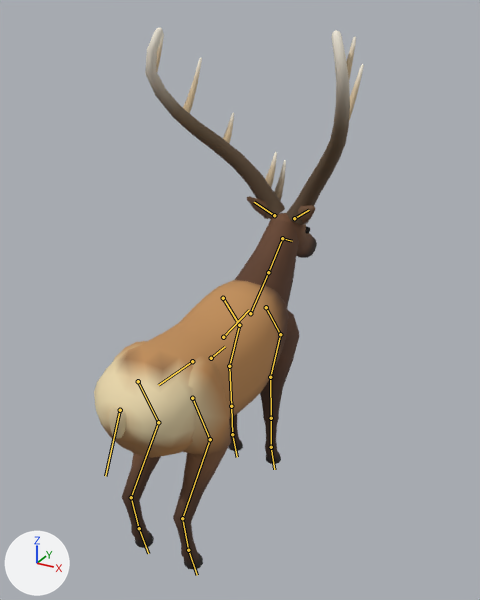
The glTF model assets/models/elk/elk.glb as it was, and as the next commit left it.
Camera for both pictures: a 50 mm camera at (0.731, -1.187, 1.181) aimed at (0.011, 0.122, 0.527). The lights are fixed; the arrows at lower left show +X, +Y and +Z. The older version comes first. The bones that change, and the others that lie on the model, are drawn over the model as lines.

Objects in the first picture: 'Antlers', 'ElkBody', 'Mane'.
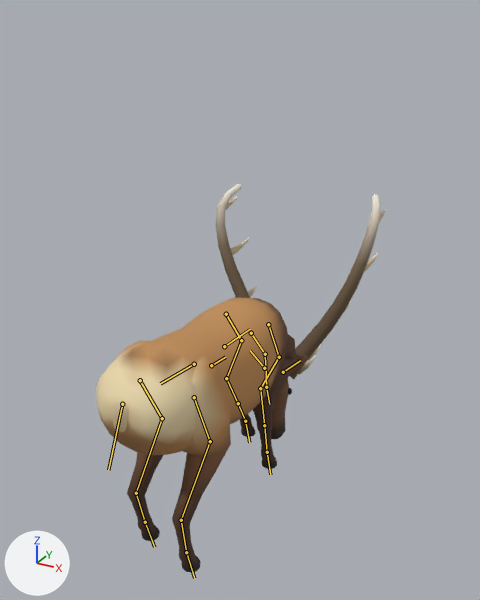
The newer file adds an action. The first version stands in its rest pose; the second is drawn at frame 38 of the action 'graze'.

The change in detail:
Bone 'body' (bone_body) moves from (0.0, 0.0, 0.0) to (0.001, 0.0, -0.019).
Bone 'body' (bone_body) turns from (0, 0, 0) to (-8, 0, 0) degrees about its own x, y and z.
Bone 'chest' (bone_chest) turns from (0, 0, 0) to (-4, 0, 0) degrees about its own x, y and z.
Bone 'neck1' (bone_neck1) turns from (0, 0, 0) to (-77, -1, -1) degrees about its own x, y and z.
Bone 'neck2' (bone_neck2) turns from (0, 0, 0) to (-36, -1, -1) degrees about its own x, y and z.
Bone 'head' (bone_head) turns from (0, 0, 0) to (73, 0, -3) degrees about its own x, y and z.
Bone 'ear_l' (bone_ear_l) turns from (0, 0, 0) to (1, -6, 5) degrees about its own x, y and z.
Bone 'ear_r' (bone_ear_r) turns from (0, 0, 0) to (1, 6, -5) degrees about its own x, y and z.
Bone 'scap_l' (bone_scap_l) turns from (0, 0, 0) to (11, 0, 0) degrees about its own x, y and z.
Bone 'upper_l' (bone_upper_l) turns from (0, 0, 0) to (-17, 0, 0) degrees about its own x, y and z.
Bone 'fore_l' (bone_fore_l) turns from (0, 0, 0) to (44, 0, 0) degrees about its own x, y and z.
Bone 'hoof_l' (bone_hoof_l) turns from (0, 0, 0) to (-26, 0, 0) degrees about its own x, y and z.
Bone 'scap_r' (bone_scap_r) turns from (0, 0, 0) to (3, 0, 0) degrees about its own x, y and z.
Bone 'upper_r' (bone_upper_r) turns from (0, 0, 0) to (-31, 0, 0) degrees about its own x, y and z.
Bone 'fore_r' (bone_fore_r) turns from (0, 0, 0) to (48, 0, 0) degrees about its own x, y and z.
Bone 'hoof_r' (bone_hoof_r) turns from (0, 0, 0) to (-8, 0, 0) degrees about its own x, y and z.
Bone 'hips' (bone_hips) turns from (0, 0, 0) to (4, 0, 0) degrees about its own x, y and z.
Bone 'tail' (bone_tail) turns from (0, 0, 0) to (5, 0, 0) degrees about its own x, y and z.
Bone 'thigh_l' (bone_thigh_l) turns from (0, 0, 0) to (7, 0, 0) degrees about its own x, y and z.
Bone 'shin_l' (bone_shin_l) turns from (0, 0, 0) to (-1, 0, 0) degrees about its own x, y and z.
Bone 'hhoof_l' (bone_hhoof_l) turns from (0, 0, 0) to (-3, 0, 0) degrees about its own x, y and z.
Bone 'thigh_r' (bone_thigh_r) turns from (0, 0, 0) to (2, 0, 0) degrees about its own x, y and z.

Boxes [x1, y1, x2, y2] around the edits, measured in the pictures (480 x 600 px):
'ElkBody', posed (26% shorter): before [94, 196, 317, 570]; after [96, 298, 307, 573]
'Antlers', posed (22% narrower): before [145, 27, 364, 225]; after [216, 183, 386, 379]
'Mane', posed (not visible afterwards): before [287, 260, 296, 307]
bone 'body', root to tip: before (211, 358) to (225, 346); after (211, 365) to (225, 357)
bone 'chest', root to tip: before (223, 337) to (249, 310); after (224, 346) to (250, 329)
bone 'neck1', root to tip: before (250, 313) to (268, 272); after (251, 333) to (265, 354)
bone 'neck2', root to tip: before (268, 272) to (282, 238); after (265, 354) to (266, 387)
bone 'head', root to tip: before (282, 238) to (292, 241); after (266, 387) to (269, 404)
bone 'ear_l', root to tip: before (274, 215) to (254, 202); after (264, 368) to (250, 350)
bone 'ear_r', root to tip: before (294, 218) to (309, 210); after (283, 372) to (300, 360)
bone 'scap_l', root to tip: before (223, 298) to (239, 325); after (226, 314) to (241, 340)
bone 'upper_l', root to tip: before (239, 325) to (229, 366); after (241, 340) to (226, 378)
bone 'fore_l', root to tip: before (229, 366) to (231, 406); after (226, 378) to (238, 403)
bone 'hoof_l', root to tip: before (232, 434) to (237, 457); after (245, 421) to (249, 442)
bone 'scap_r', root to tip: before (266, 307) to (280, 334); after (268, 324) to (279, 357)
bone 'upper_r', root to tip: before (280, 334) to (270, 377); after (279, 357) to (260, 388)
bone 'fore_r', root to tip: before (270, 377) to (271, 418); after (260, 388) to (264, 425)
bone 'hoof_r', root to tip: before (271, 447) to (274, 469); after (267, 452) to (270, 474)
bone 'hips', root to tip: before (192, 361) to (158, 385); after (194, 364) to (160, 383)
bone 'tail', root to tip: before (120, 410) to (105, 476); after (122, 404) to (108, 470)
bone 'thigh_l', root to tip: before (138, 381) to (158, 422); after (140, 380) to (162, 418)
bone 'shin_l', root to tip: before (158, 422) to (131, 497); after (162, 418) to (136, 493)
bone 'hhoof_l', root to tip: before (139, 528) to (148, 553); after (145, 522) to (154, 547)
bone 'thigh_r', root to tip: before (192, 398) to (210, 439); after (194, 397) to (210, 441)
